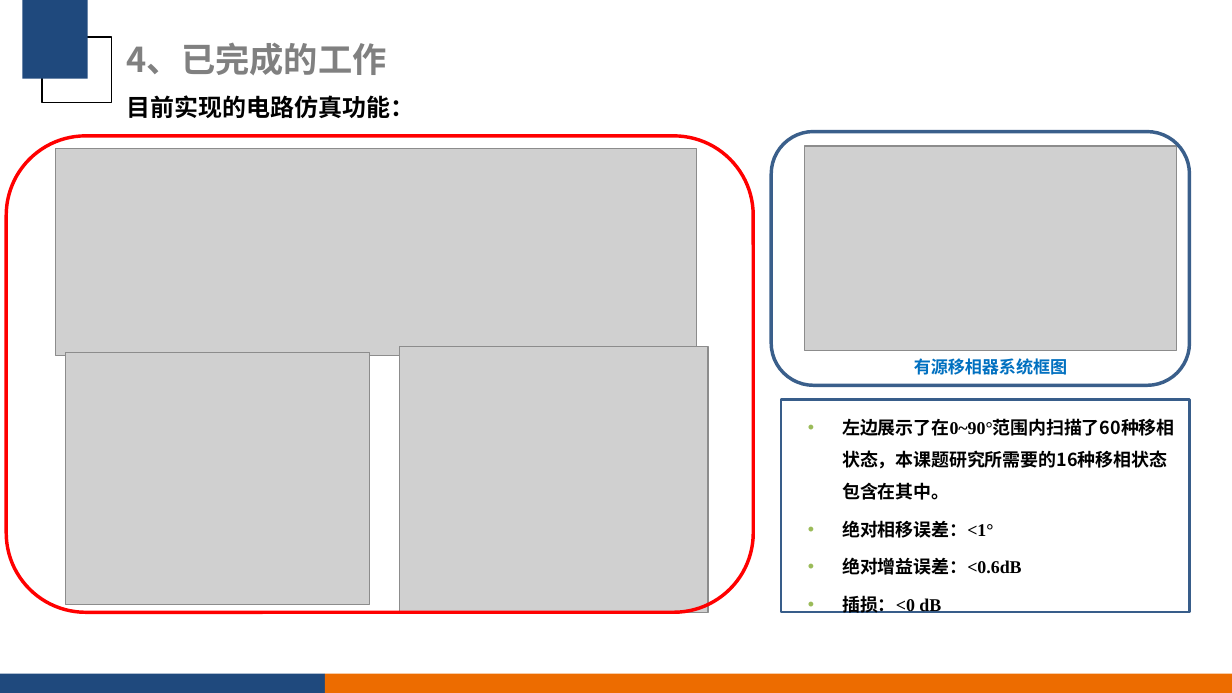
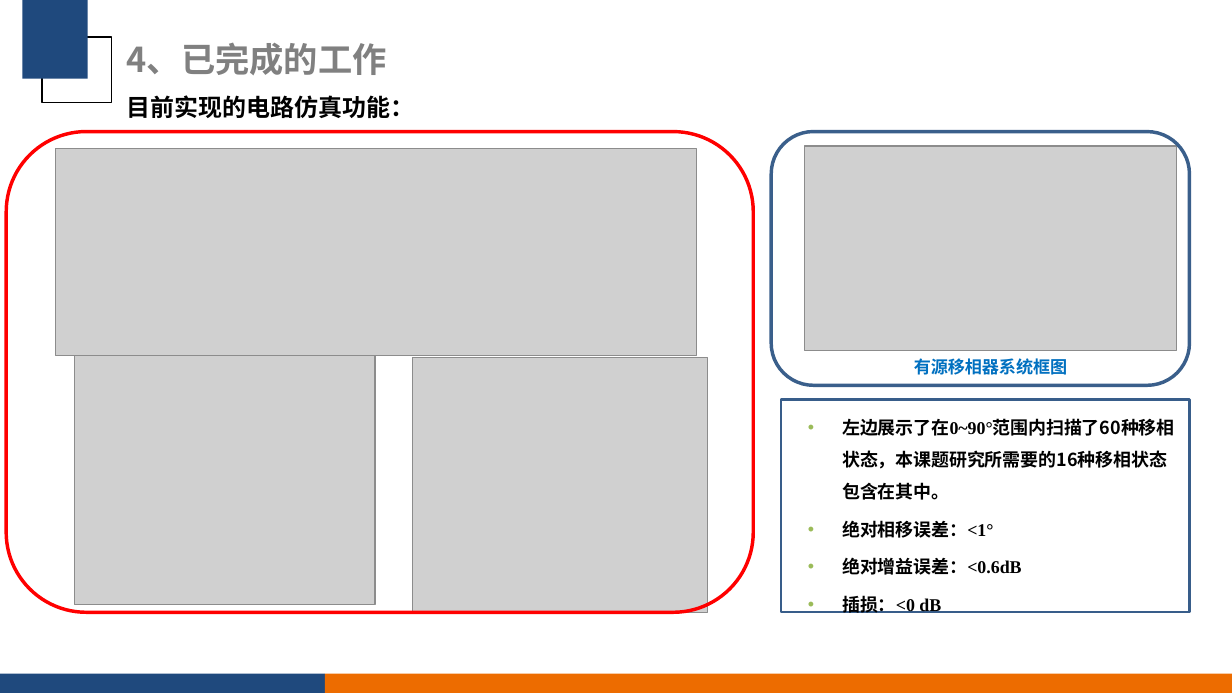
Before and after one commit to CreatorYu/Workfile, a slide deck: slide 22 of 硕士开题2024_12_27/庾小齐-开题答辩.pptx. Drawn at 1232x693 pixels with LibreOffice and Linux fonts; fonts in the diff are those of the drawing; grey boxes stand for pictures; background and template pictures are left out. Boxes give left, top, right and bottom in pixels: in the first picture for what was removed or moved away, otherwise in the second. Text is boxed around its words. In the diff, an @@ line names an element or a change of style, - is before the commit and + after.

```diff
--- a/硕士开题2024_12_27/庾小齐-开题答辩.pptx
+++ b/硕士开题2024_12_27/庾小齐-开题答辩.pptx
@@ rounded rectangle resized from (x1=6, y1=136, x2=753, y2=612) to (x1=6, y1=132, x2=753, y2=612) @@
@@ picture moved from (x1=67, y1=352, x2=371, y2=604) to (x1=74, y1=356, x2=375, y2=605) @@
@@ picture resized from (x1=399, y1=346, x2=708, y2=612) to (x1=413, y1=357, x2=708, y2=612) @@
```
Also in this commit, not shown: 1 other slide changed, 7 other files.
